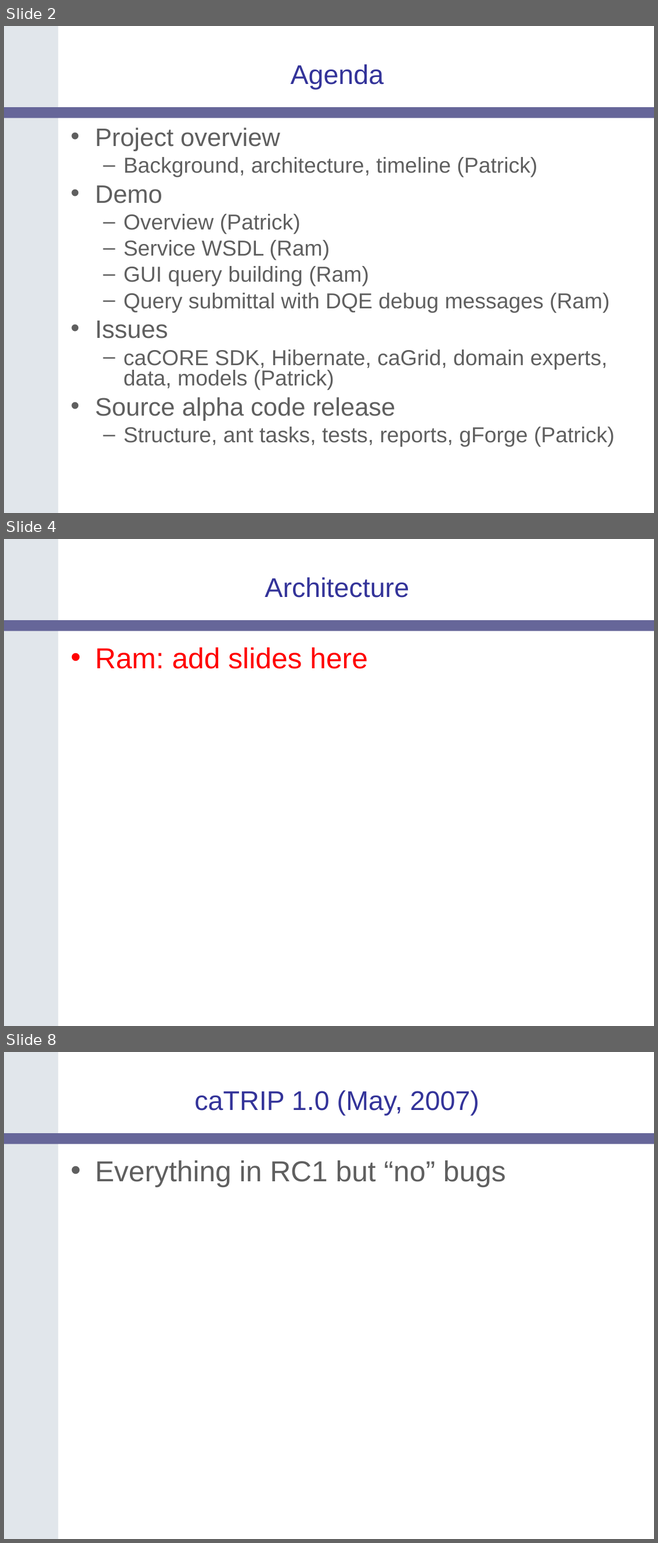
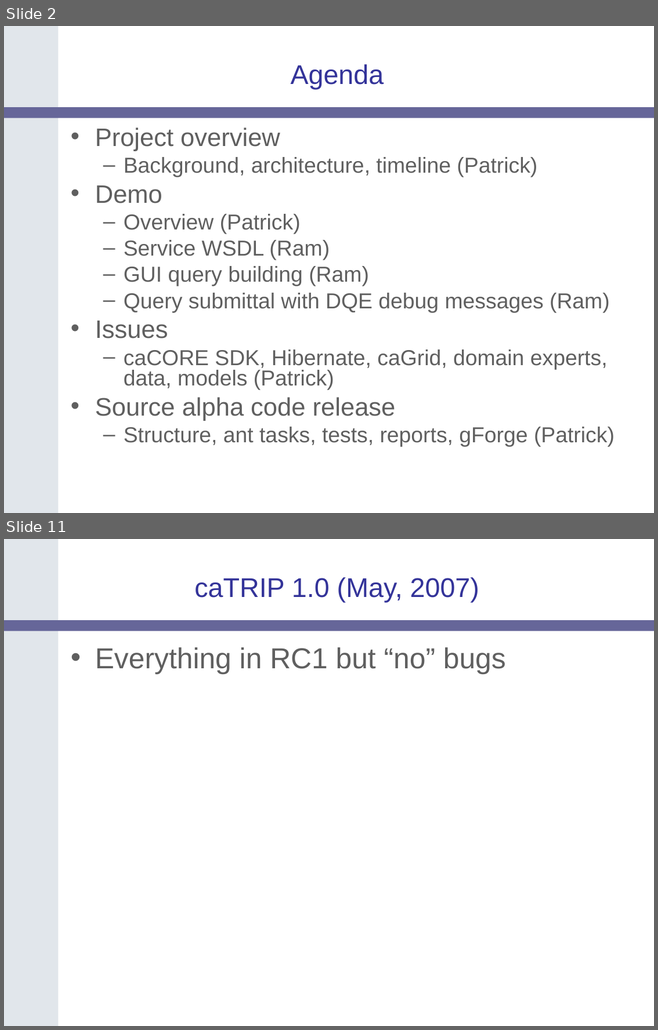
Before and after one commit to NCIP/catrip, a slide deck: catrip/documentation/presentations/catrip_alpha_demo_2006_08_11/catrip_alpha_demo_2006_08_11.ppt. Shown one above the other, each under a label of ours: slides 2, 4 and 8 before the commit, slides 2 and 11 after it; the slides between them are not shown. The pictures are 658x1543 and 658x1030 pixels, drawn with LibreOffice and Linux fonts; fonts in the diff are those of the drawing; background and template pictures are left out. Boxes give left, top, right and bottom in pixels: in the first picture for what was removed or moved away, otherwise in the second. Text is boxed around its words. In the diff, an @@ line names an element or a change of style, - is before the commit and + after.

```diff
--- a/catrip/documentation/presentations/catrip_alpha_demo_2006_08_11/catrip_alpha_demo_2006_08_11.ppt
+++ b/catrip/documentation/presentations/catrip_alpha_demo_2006_08_11/catrip_alpha_demo_2006_08_11.ppt
@@ slide 4 removed at <box>4,539,654,1026</box>, background #FFFFFF; not listed: 2 template elements that a slide beside it also shows @@
@@ title removed at <box>264,577,409,598</box> @@
-Architecture
@@ text removed at <box>95,647,368,669</box> @@
-• Ram: add slides here
@@ what was slide 8 is now slide 11 @@
```
Also in this commit, not shown: 9 slides changed, 4 slides added, 1 other slide removed.
